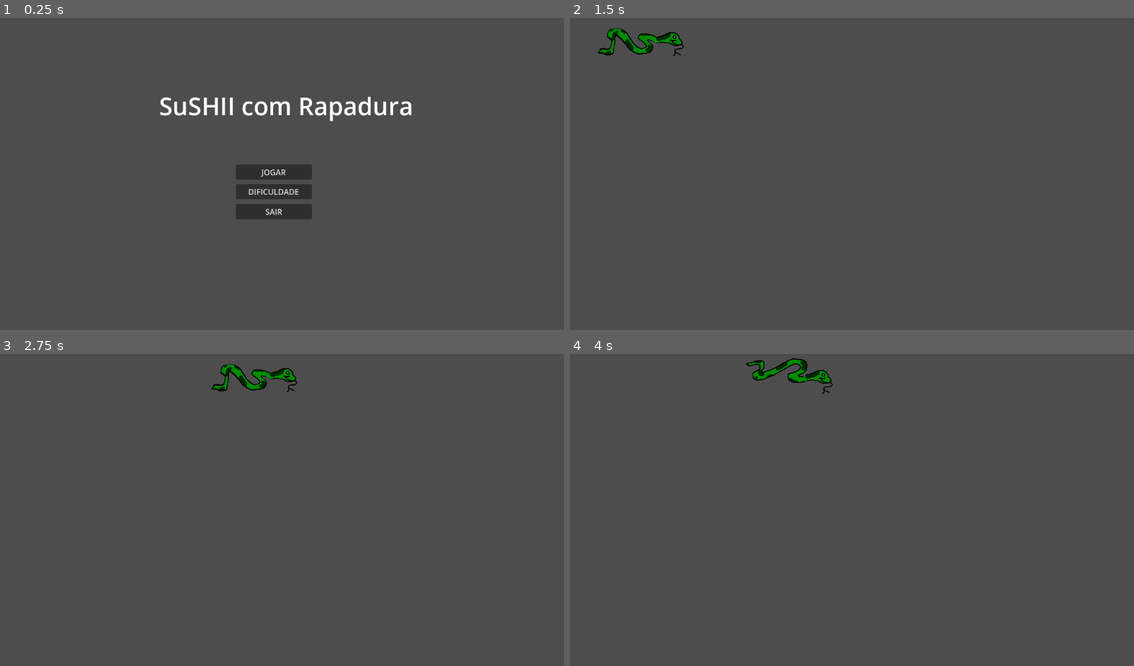
Above: before the commit, frames 1-4 (two rows, left to right).
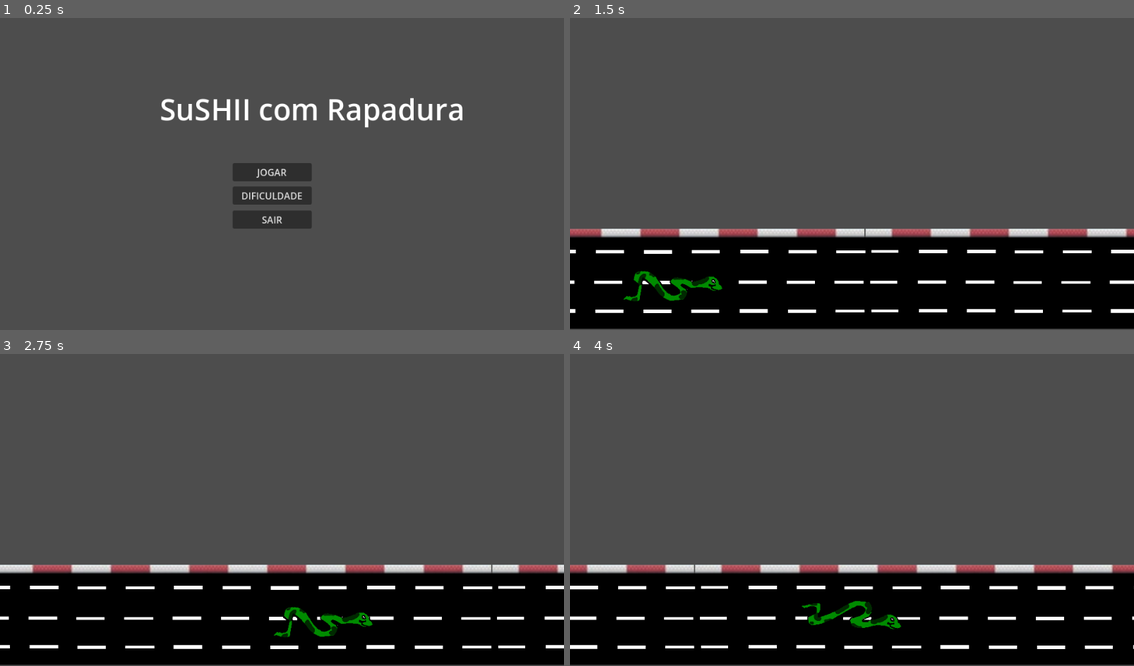
Above: after the commit, the same moments.

Repository: lorh4n/GanaJam
Game: Godot game, scene res://Scenes/MenuPrincipal.tscn
Same seed, same stepped clock (60 frames per second), same inputs: the game is played once before the commit and once after it. Sound files missing from this copy of the repository are replaced by a short silence.
Inputs:
- Up to frame 1 (0.25 s): no input
- Up to frame 2 (1.5 s): click "JOGAR" at 0.5 s; tap Enter (ui_accept) at 1.25, 1.35 s; hold Right (ui_right) from 1.28 s (still down)
- Up to frame 3 (2.75 s): keep holding Right (ui_right); tap Enter (ui_accept) at 1.52, 1.82, 2.1, 2.27, 2.57 s
- Up to frame 4 (4 s): release Right (ui_right) at 2.78 s; hold Left (ui_left) 2.78-3.53 s; tap Enter (ui_accept) at 2.85, 3.6, 3.77 s; hold Right (ui_right) from 3.53 s (still down)

The runs differ from the first frame. In frame 1, 3.4% of the frame differs, in the area x 28-82%, y 25-68%; in frame 2, 32%; in frame 3, 32%; in frame 4, 32%, in the area x 0-100%, y 1-100%.

Commit message:
fixed main scene and limited snake movement

Diff:
--- a/snakewithrapadura/Scenes/NormalGame.tscn
+++ b/snakewithrapadura/Scenes/NormalGame.tscn
@@ -1,11 +1,15 @@
-[gd_scene load_steps=3 format=3 uid="uid://di2ovnknppthq"]
+[gd_scene load_steps=4 format=3 uid="uid://csbx5pbdwm3vu"]
 
-[ext_resource type="PackedScene" uid="uid://c35ndtonhbi62" path="res://Scenes/player.tscn" id="1_sm7en"]
+[ext_resource type="PackedScene" uid="uid://c35ndtonhbi62" path="res://Scenes/Player/player.tscn" id="1_sm7en"]
 [ext_resource type="PackedScene" uid="uid://b4a2kummsd4x8" path="res://Scenes/game_controller.tscn" id="2_sm7en"]
+[ext_resource type="PackedScene" uid="uid://dq3etdnral8sb" path="res://Scenes/background_controller.tscn" id="3_5x4x5"]
 
 [node name="Game" type="Node2D"]
 
 [node name="Player" parent="." instance=ExtResource("1_sm7en")]
-position = Vector2(78, 49)
+position = Vector2(109, 458)
 
 [node name="GameController" parent="." instance=ExtResource("2_sm7en")]
+
+[node name="BackgroundController" parent="." node_paths=PackedStringArray("game_controller") instance=ExtResource("3_5x4x5")]
+game_controller = NodePath("../GameController")
--- a/snakewithrapadura/Scenes/Player/player.gd
+++ b/snakewithrapadura/Scenes/Player/player.gd
@@ -3,8 +3,9 @@
 
 const SPEED = 300.0
 const JUMP_VELOCITY = -400.0
-
-
+const MIN_LIMIT=Vector2(0,370)
+const MAX_LIMIT=Vector2(960,515)
+var disabled=false
 func _ready():
 	$AnimationPlayer.play("Andar_da_Cobra")
 
@@ -12,27 +13,27 @@
 	# Add the gravity.
 	#if not is_on_floor():
 		#velocity += get_gravity() * delta
+	if not disabled:
+	# Handle jump.
+		if Input.is_action_just_pressed("ui_accept") and is_on_floor():
+			velocity.y = JUMP_VELOCITY
 
-	# Handle jump.
-	if Input.is_action_just_pressed("ui_accept") and is_on_floor():
-		velocity.y = JUMP_VELOCITY
+		# Get the input direction and handle the movement/deceleration.
+		# As good practice, you should replace UI actions with custom gameplay actions.
+		var direction := Input.get_axis("ui_left", "ui_right")
+		if direction:
+			velocity.x = direction * SPEED
+		else:
+			velocity.x = move_toward(velocity.x, 0, SPEED)
 
-	# Get the input direction and handle the movement/deceleration.
-	# As good practice, you should replace UI actions with custom gameplay actions.
-	var direction := Input.get_axis("ui_left", "ui_right")
-	if direction:
-		velocity.x = direction * SPEED
-	else:
-		velocity.x = move_toward(velocity.x, 0, SPEED)
+		var directionUp := Input.get_axis("ui_up", "ui_down")
+		if directionUp:
+			velocity.y = directionUp * SPEED
+		else:
+			velocity.y = move_toward(velocity.y, 0, SPEED)
 
-	var directionUp := Input.get_axis("ui_up", "ui_down")
-	if directionUp:
-		velocity.y = directionUp * SPEED
-	else:
-		velocity.y = move_toward(velocity.y, 0, SPEED)
-
-	move_and_slide()
-
+		move_and_slide()
+		position=position.max(MIN_LIMIT).min(MAX_LIMIT)
 
 
 func _on_area_2d_body_entered(body: Node2D) -> void:
--- a/snakewithrapadura/Scenes/background_controller.tscn
+++ b/snakewithrapadura/Scenes/background_controller.tscn
@@ -1,6 +1,4 @@
-
 [gd_scene load_steps=7 format=3 uid="uid://dq3etdnral8sb"]
-
 
 [ext_resource type="Texture2D" uid="uid://bmd0pagc1ye38" path="res://assets/Testes/Estrada1.png" id="1_xkowh"]
 [ext_resource type="Script" uid="uid://bglsv424hwpwh" path="res://Scenes/background_controller.gd" id="1_xxqhh"]
@@ -18,11 +16,9 @@
 texture_filter = 1
 motion_mirroring = Vector2(960, 0)
 
-
 [node name="Estrada1" type="Sprite2D" parent="ParallaxBackground/RoadLayer"]
 position = Vector2(482, 294)
 scale = Vector2(0.500521, 0.451389)
-
 texture = ExtResource("1_xkowh")
 
 [node name="InnerBackground" type="ParallaxLayer" parent="ParallaxBackground"]
--- a/snakewithrapadura/project.godot
+++ b/snakewithrapadura/project.godot
@@ -15,6 +15,11 @@
 config/features=PackedStringArray("4.4", "Forward Plus")
 config/icon="res://icon.svg"
 
+[display]
+
+window/size/viewport_width=960
+window/size/viewport_height=540
+
 [global_group]
 
 Objeto=""
